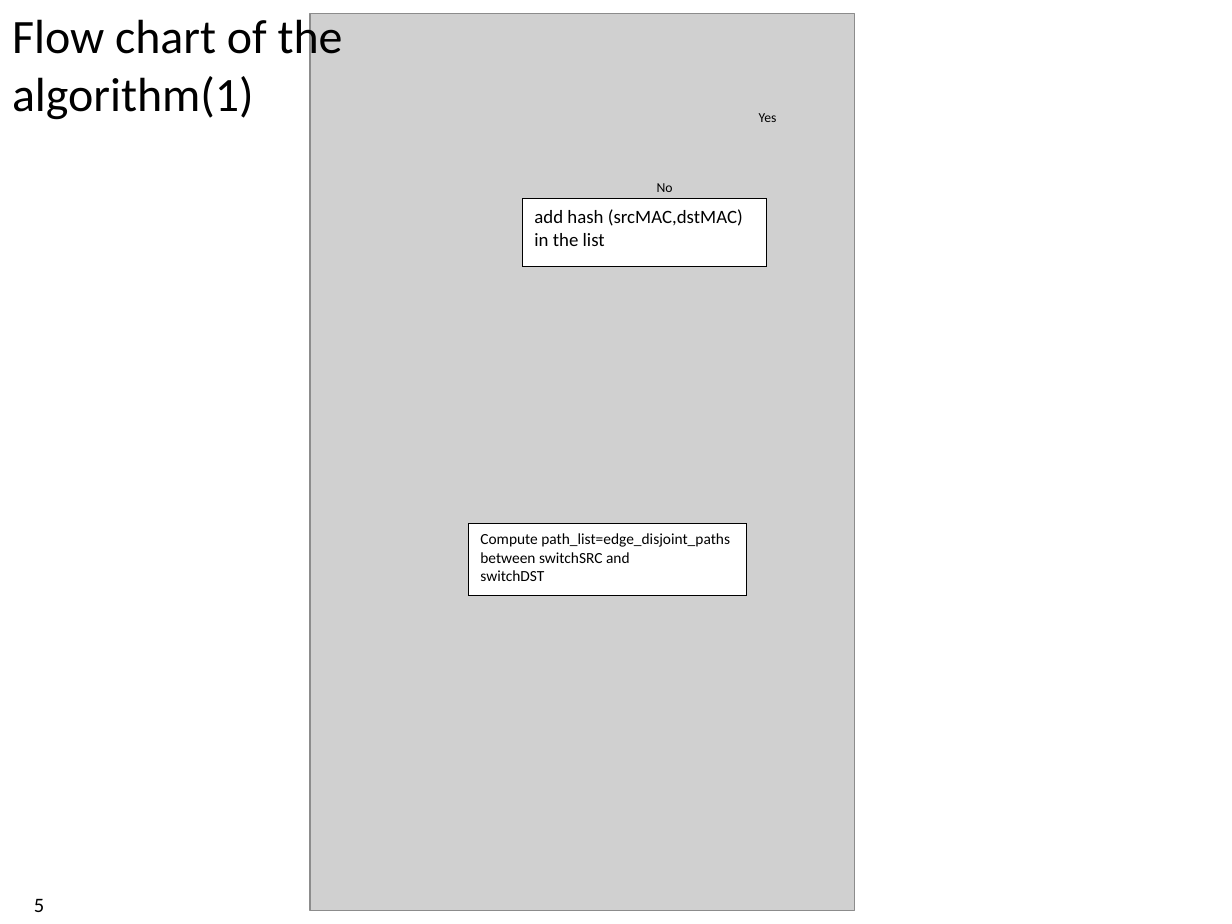
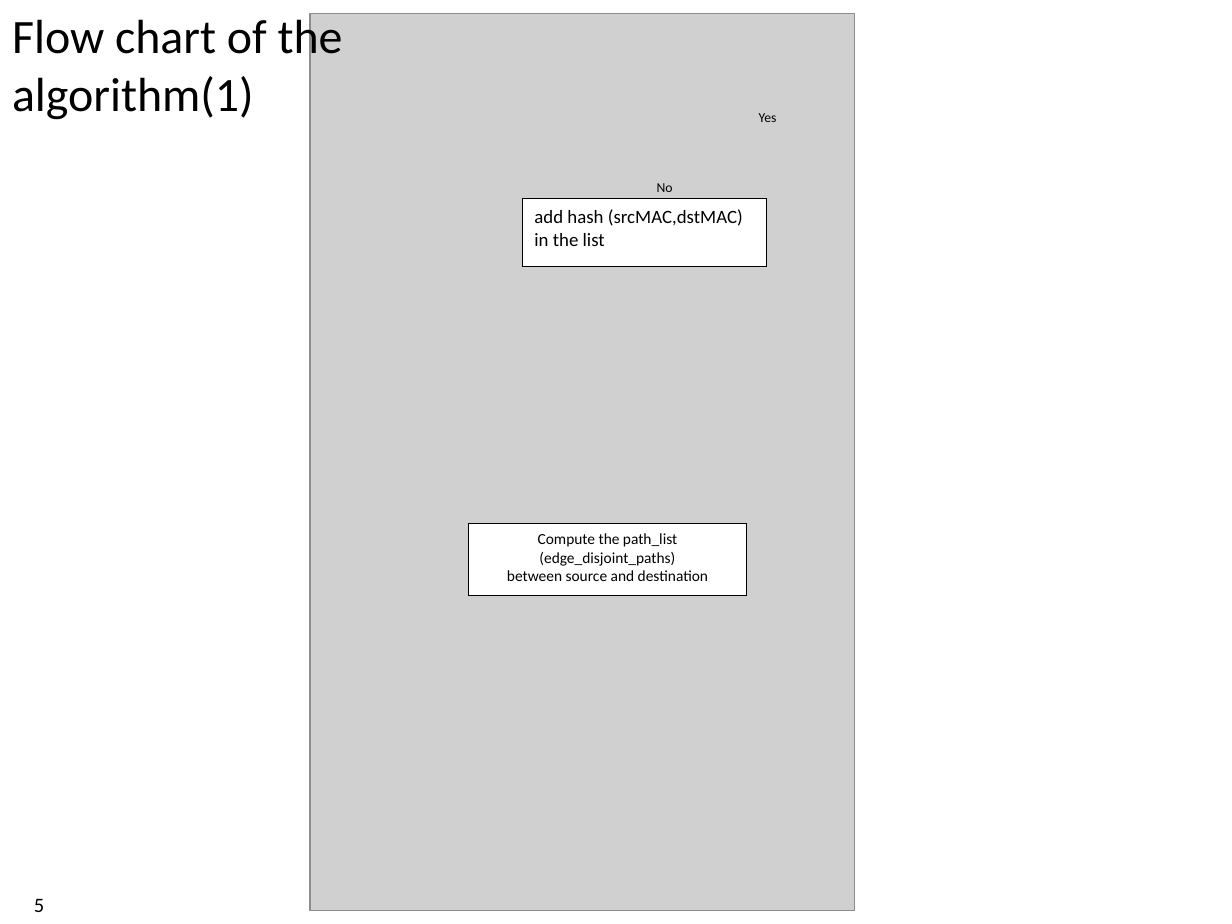
Before and after one commit to xdl907/switching-and-routing-project, a slide deck: slide 5 of template_project_exam__1_.pptx. Drawn at 1232x924 pixels with LibreOffice and Linux fonts; fonts in the diff are those of the drawing; grey boxes stand for pictures. Boxes give left, top, right and bottom in pixels: in the first picture for what was removed or moved away, otherwise in the second. Text is boxed around its words. In the diff, an @@ line names an element or a change of style, - is before the commit and + after.

```diff
--- a/template_project_exam__1_.pptx
+++ b/template_project_exam__1_.pptx
@@ text in rectangle at (507, 533, 708, 581): text changed @@
-Compute path_list=edge_disjoint_paths
-between switchSRC and
-switchDST
+Compute the path_list (edge_disjoint_paths)
+between source and destination
```
Also in this commit, not shown: 5 other slides changed, 1 slide removed.
